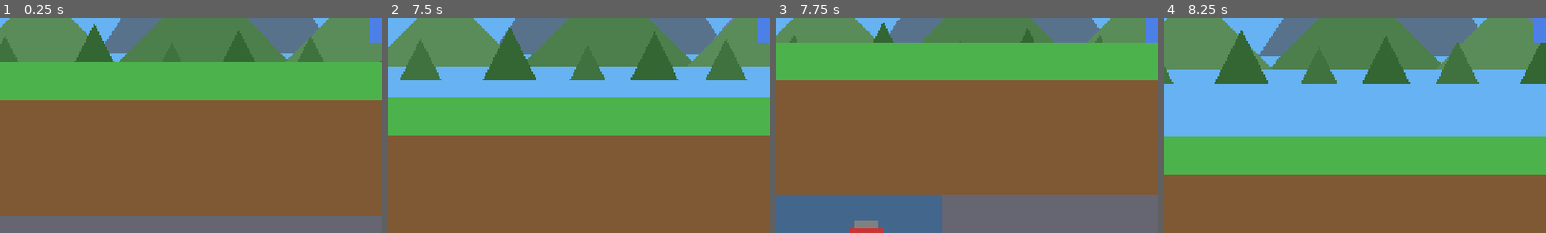
Above: before the commit, frames 1-4 (left to right).
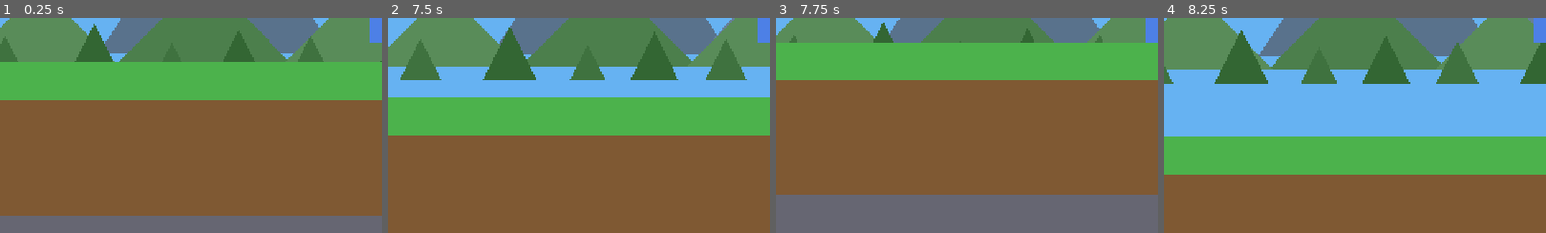
Above: after the commit, the same moments.

Repository: jdonald/gd-spelunker
Game: Godot game, scene res://scenes/main.tscn
Same seed, same stepped clock (60 frames per second), same inputs: the game is played once before the commit and once after it.
Inputs:
- Up to frame 1 (0.25 s): no input
- Up to frame 2 (7.5 s): tap Enter at 0.5 s; hold D (move_right) 0.53-2.03 s; tap M (jump) at 0.6, 0.77, 1.07, 1.52, 1.55, 1.82, 2.3, 2.85, 3.02, 3.32, 3.77, 3.8, 4.07, 4.52, 4.55, 4.82, 5.1, 6.02, 6.05, 6.32, 6.77, 6.8, 7.07, 7.35 s; tap N (attack) at 1.35, 3.6, 5.85 s; hold A (move_left) 2.03-2.78 s; tap R at 2.1, 4.35, 6.6 s; hold D (move_right) 2.78-4.28 s; hold A (move_left) 4.28-5.03 s; hold D (move_right) 5.03-5.78 s; hold A (move_left) 5.78-7.28 s; hold D (move_right) from 7.28 s (still down)
- Up to frame 3 (7.75 s): keep holding D (move_right); tap M (jump) at 7.52 s
- Up to frame 4 (8.25 s): keep holding D (move_right); tap M (jump) at 7.82 s; tap N (attack) at 8.1 s
The pictures show only the part of the screen within x 0-50%, y 50-100%; the shares and areas given below are measured in that part.

Frames 1-2 are identical in both runs. In frame 3, 7.7% of the frame differs, in the area x 0-44%, y 82-100%; in frame 4, nothing differs.

Commit message:
Cave exploration now somewhat accessible

Diff:
--- a/scenes/player.tscn
+++ b/scenes/player.tscn
@@ -180,6 +180,11 @@
 [node name="CollisionShape2D" type="CollisionShape2D" parent="WaterCheck"]
 shape = SubResource("CircleShape2D_water")
 
+[node name="SurfaceCheck" type="RayCast2D" parent="."]
+target_position = Vector2(0, -25)
+collision_mask = 64
+hit_from_inside = true
+
 [node name="AttackTimer" type="Timer" parent="."]
 one_shot = true
 
--- a/scripts/player.gd
+++ b/scripts/player.gd
@@ -45,6 +45,7 @@
 @onready var wall_check_left: RayCast2D = $WallCheckLeft
 @onready var wall_check_right: RayCast2D = $WallCheckRight
 @onready var water_check: Area2D = $WaterCheck
+@onready var surface_check: RayCast2D = $SurfaceCheck
 @onready var attack_timer: Timer = $AttackTimer
 @onready var animation_player: AnimationPlayer = $AnimationPlayer
 
@@ -155,12 +156,19 @@
 	can_double_jump = true
 
 	# Slower gravity in water
-	velocity.y += gravity * delta * 0.3
-	velocity.y = min(velocity.y, SWIM_SPEED)
-
-	# Swim up with jump button (like Mario)
+	velocity.y = move_toward(velocity.y, 50.0, gravity * delta * 0.1)
+
+	# Swim mechanics
 	if Input.is_action_just_pressed("jump"):
-		velocity.y = SWIM_JUMP_VELOCITY
+		# Check if at surface (head is out of water, body is in)
+		var at_surface = not surface_check.is_colliding()
+
+		if at_surface and Input.is_action_pressed("move_up"):
+			# Big jump out of water (Super Mario Bros 3 style)
+			velocity.y = JUMP_VELOCITY
+		else:
+			# Normal swim stroke
+			velocity.y = SWIM_JUMP_VELOCITY
 
 	# Horizontal movement (slower in water)
 	var direction = Input.get_axis("move_left", "move_right")
--- a/scripts/terrain_generator.gd
+++ b/scripts/terrain_generator.gd
@@ -147,7 +147,7 @@
 	cave_noise = FastNoiseLite.new()
 	cave_noise.seed = randi()
 	cave_noise.noise_type = FastNoiseLite.TYPE_PERLIN
-	cave_noise.frequency = 0.05
+	cave_noise.frequency = 0.02
 	cave_noise.fractal_octaves = 3
 
 	# Water noise for water pools
@@ -285,14 +285,21 @@
 		pass
 	elif world_y == surface_y:
 		# Surface level - grass (green tile at 0,0)
-		if not is_safe_zone and cave_value > 0.4:
-			# Cave opening at surface
-			background_tilemap.set_cell(tile_pos, 0, Vector2i(3, 0))
+		if not is_safe_zone:
+			if cave_value > 0.35: # Lower threshold for surface caves
+				# Cave opening at surface
+				background_tilemap.set_cell(tile_pos, 0, Vector2i(3, 0))
+			elif water_value > 0.5: # Water pool surface
+				# Don't place grass if it's a water pool
+				pass
+			else:
+				terrain_tilemap.set_cell(tile_pos, 0, Vector2i(0, 0))
 		else:
+			# Safe zone - always solid
 			terrain_tilemap.set_cell(tile_pos, 0, Vector2i(0, 0))
 	elif world_y < surface_y + 4:
 		# Dirt layer
-		if not is_safe_zone and cave_value > 0.4:
+		if not is_safe_zone and cave_value > 0.35:
 			# Small cave opening near surface
 			if water_value > 0.6:
 				water_tilemap.set_cell(tile_pos, 0, Vector2i(0, 0))
@@ -302,7 +309,7 @@
 	else:
 		# Underground - stone with caves
 		var depth = world_y - surface_y
-		var cave_threshold = 0.3 - (depth * 0.002)  # Caves more common deeper
+		var cave_threshold = 0.25 - (depth * 0.002)  # Lower base threshold for larger caves
 
 		if cave_value > cave_threshold:
 			# Cave - empty space
